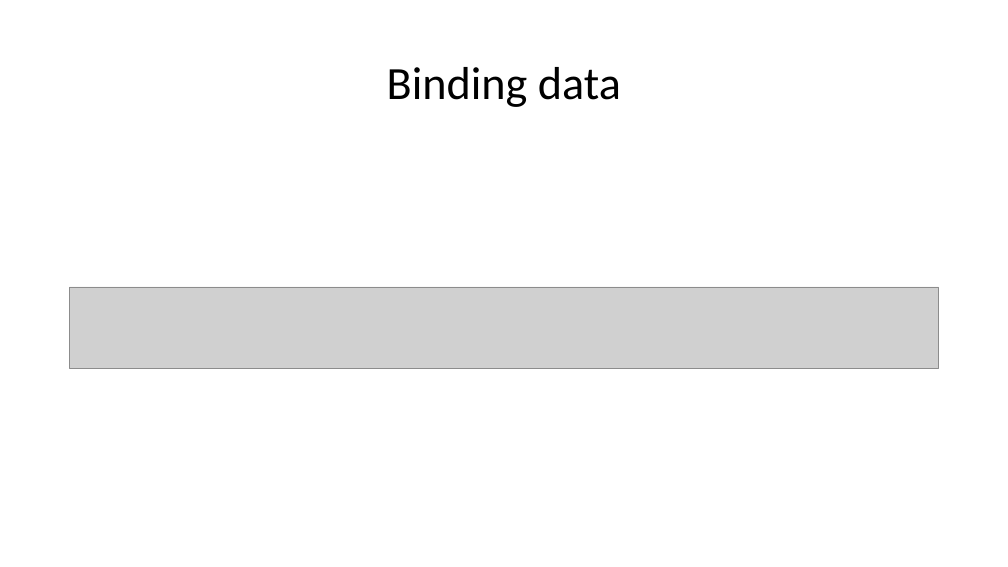
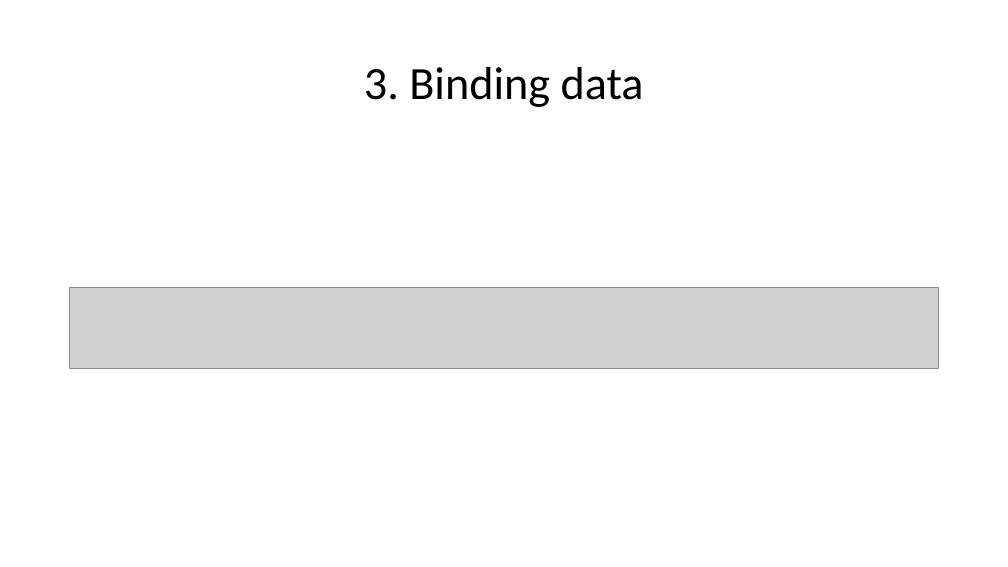
Before and after one commit to aliq-lang/aliq-dotnet, a slide deck: slide 10 of aliq.pptx. Drawn at 1008x567 pixels with LibreOffice and Linux fonts; fonts in the diff are those of the drawing; grey boxes stand for pictures. Boxes give left, top, right and bottom in pixels: in the first picture for what was removed or moved away, otherwise in the second. Text is boxed around its words. In the diff, an @@ line names an element or a change of style, - is before the commit and + after.

```diff
--- a/aliq.pptx
+++ b/aliq.pptx
@@ title at <box>364,67,644,107</box>: text changed @@
-Binding data
+3. Binding data
```
Also in this commit, not shown: 9 other slides changed.
